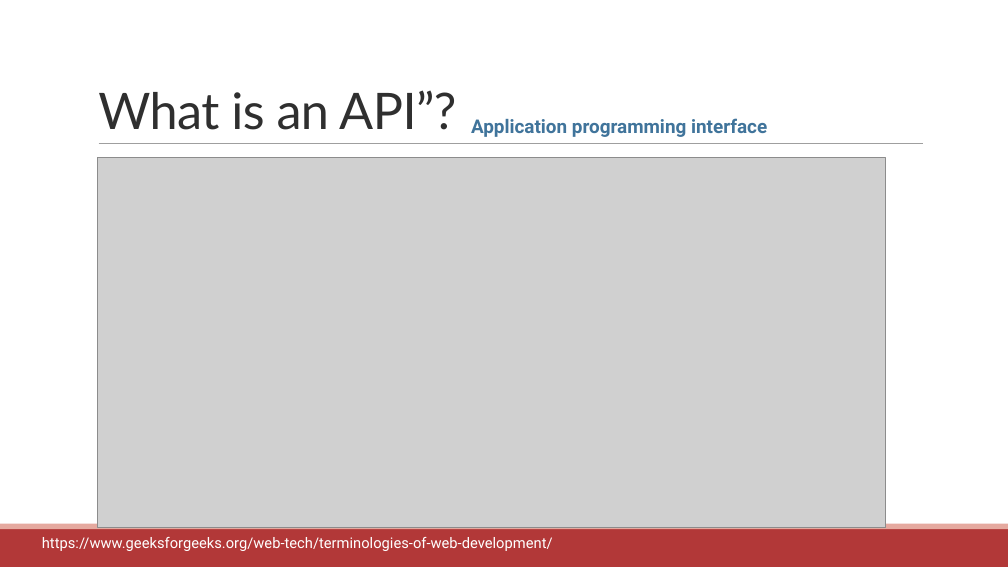
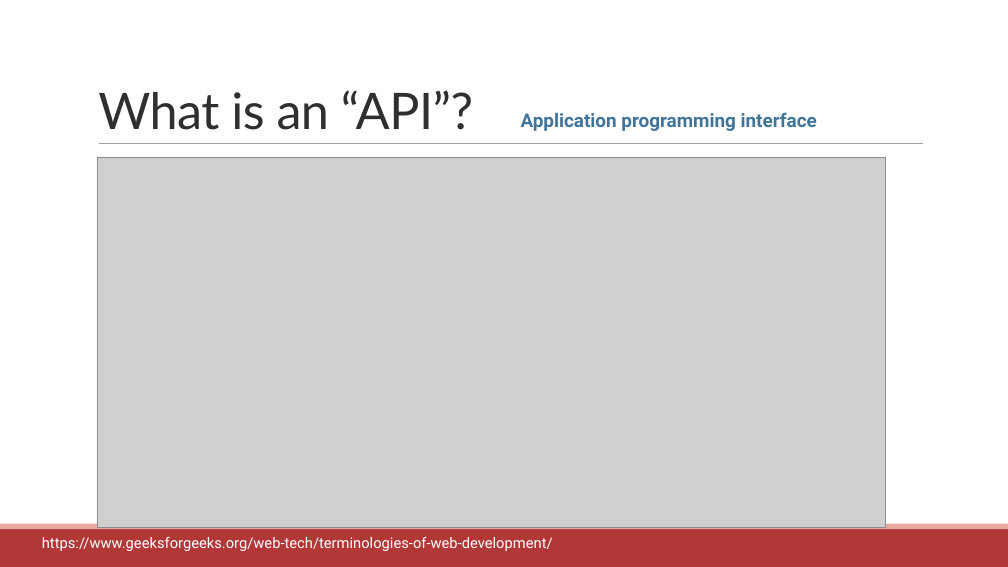
Before and after one commit to communitymaplab/geog4300_datascience, a slide deck: slide 10 of in_class_slides/geog4300_L05-readingdata.pptx (slide 3 before the commit). Drawn at 1008x567 pixels with LibreOffice and Linux fonts; fonts in the diff are those of the drawing; grey boxes stand for pictures. Boxes give left, top, right and bottom in pixels: in the first picture for what was removed or moved away, otherwise in the second. Text is boxed around its words. In the diff, an @@ line names an element or a change of style, - is before the commit and + after.

```diff
--- a/in_class_slides/geog4300_L05-readingdata.pptx
+++ b/in_class_slides/geog4300_L05-readingdata.pptx
@@ title at bbox=[98, 90, 473, 130]: text changed @@
-What is an API”?
+What is an “API”?
@@ text "Application programming interface": place and size @@
-text "Application programming interface" at bbox=[471, 118, 767, 137]
+text "Application programming interface" at bbox=[521, 112, 817, 131]
```
Also in this commit, not shown: 1 other slide changed, 10 slides added, 1 slide removed, 8 other files.
